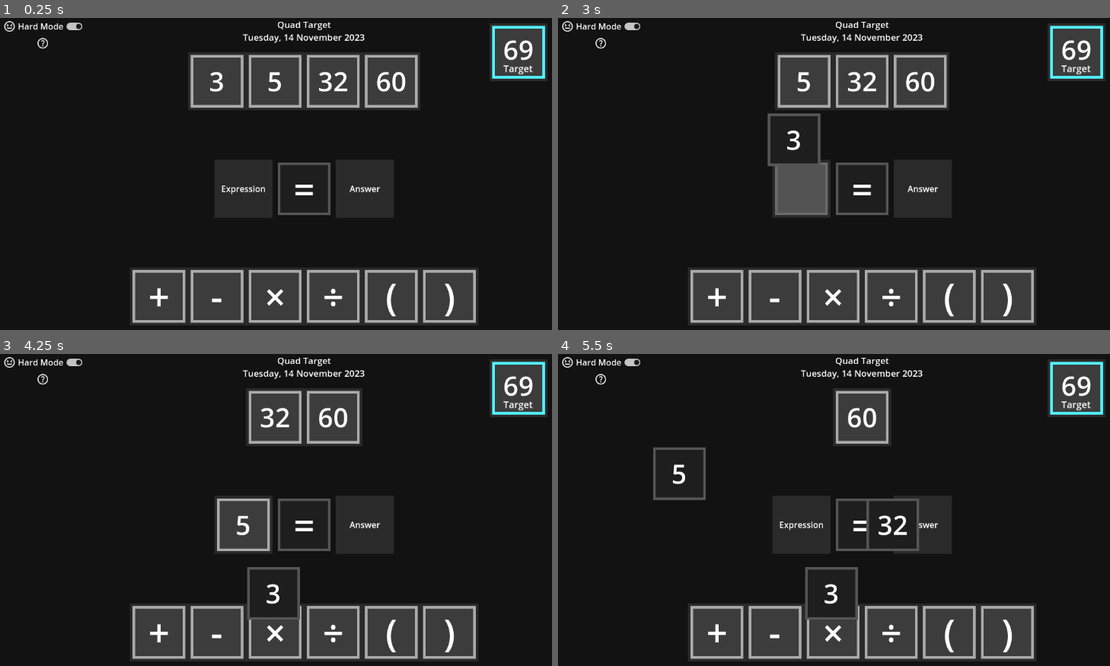
Above: before the commit, frames 1-4 (two rows, left to right).
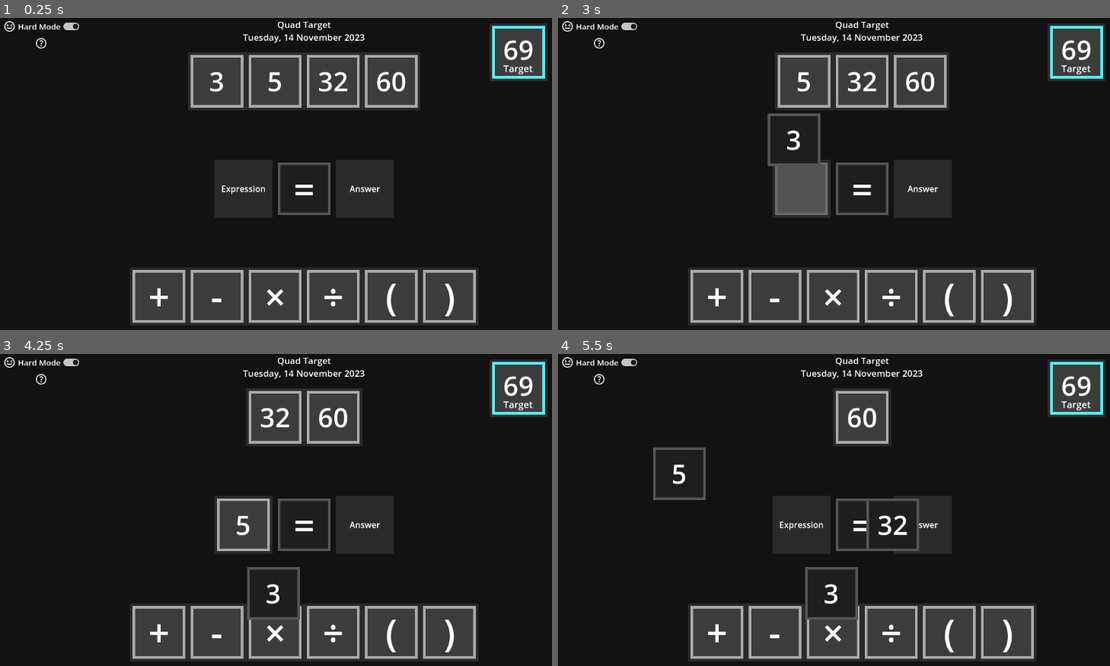
Above: after the commit, the same moments.

Repository: PeckyChicken/four-numbers
Game: Godot game, scene res://start_up.tscn
Same seed, same stepped clock (60 frames per second), same inputs: the game is played once before the commit and once after it.
Inputs (mouse positions are in pixels of both pictures, inside the frame that each line leads up to):
- Up to frame 1 (0.25 s): no input
- Up to frame 2 (3 s): click "Hard Mode" at 0.5 s; click "Easy Mode" at 1.25 s; tap Enter at 2 s; drag from (861, 189) to (922, 114) at 2.02 s; tap Space at 2.75 s; drag from (773, 80) to (834, 258) at 2.77 s
- Up to frame 3 (4.25 s): tap Enter at 3.5 s; move the mouse to (248, 416) at 3.52 s; hold Right (ui_right) from 3.53 s (still down); click (248, 416) at 3.67 s
- Up to frame 4 (5.5 s): release Right (ui_right) at 4.25 s; tap Space at 4.25 s; drag from (800, 525) to (679, 472) at 4.27 s; tap Enter at 5 s; drag from (834, 416) to (894, 525) at 5.02 s

The runs differ from the first frame. In frame 1, 0.2% of the frame differs, in the area x 3-15%, y 1-10%; in frame 2, 0.2%; in frame 3, 0.2%; in frame 4, 0.2%.

Commit message:
ADJUSTMENT: Made the difficulty button slightly bigger

Diff:
--- a/main.tscn
+++ b/main.tscn
@@ -277,6 +277,7 @@
 
 [node name="Difficulty" type="CheckButton" parent="VBoxContainer"]
 layout_mode = 2
+theme_override_font_sizes/font_size = 15
 button_pressed = true
 text = "Hard Mode"
 icon = ExtResource("10_4c57u")
